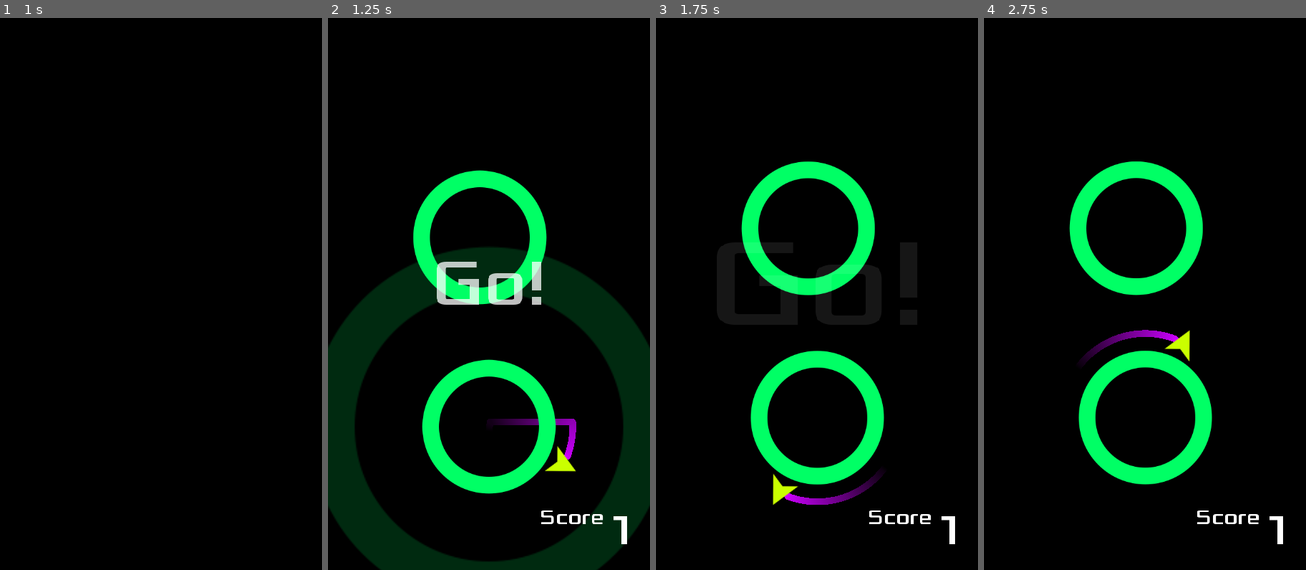
Above: before the commit, frames 1-4 (left to right).
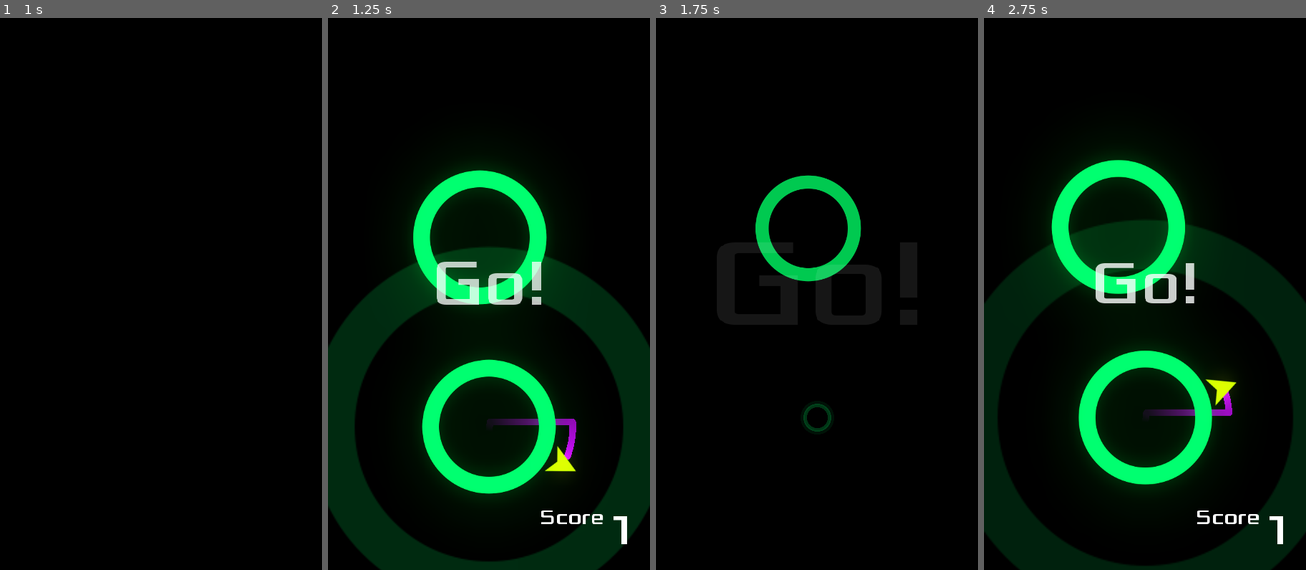
Above: after the commit, the same moments.

Repository: jagc/circleJump
Game: Godot game, scene res://objects/main.tscn
The game is run twice, just before and just after one commit, with the same random seed, the same clock (stepped at 60 frames per second) and the same inputs.
Inputs (mouse positions are in pixels of both pictures, inside the frame that each line leads up to):
- Up to frame 1 (1 s): click (109, 194) at 0.5 s
- Up to frame 2 (1.25 s): no input
- Up to frame 3 (1.75 s): move the mouse to (887, 255) at 1.27 s; click (887, 255) at 1.42 s
- Up to frame 4 (2.75 s): click (1180, 194) at 2.02 s

Frame 1 is identical in both runs. In frame 2, 5.6% of the frame differs, in the area x 25-76%, y 26-88%; in frame 3, 9.8%; in frame 4, 28%, in the area x 0-100%, y 24-100%.
Error after the commit: Invalid get index 'highScore' (on base: 'int'). (res://scripts/settings.gd:77)

Commit message:
bugfix:
viewport is now clickable after adding the color rect canvas layer scene

Diff:
--- a/objects/background.tscn
+++ b/objects/background.tscn
@@ -1,9 +1,10 @@
 [gd_scene format=2]
 
 [node name="background" type="CanvasLayer"]
-layer = -1
+layer = -4
 
 [node name="ColorRect" type="ColorRect" parent="."]
 anchor_right = 1.0
 anchor_bottom = 1.0
+mouse_filter = 2
 color = Color( 0, 0, 0, 1 )
--- a/objects/main.tscn
+++ b/objects/main.tscn
@@ -1,10 +1,17 @@
-[gd_scene load_steps=6 format=2]
+[gd_scene load_steps=7 format=2]
 
 [ext_resource path="res://scripts/main.gd" type="Script" id=1]
 [ext_resource path="res://UI/screens.tscn" type="PackedScene" id=2]
 [ext_resource path="res://UI/HUD.tscn" type="PackedScene" id=3]
 [ext_resource path="res://assets/audio/Music_Light-Puzzles.ogg" type="AudioStream" id=4]
 [ext_resource path="res://objects/background.tscn" type="PackedScene" id=5]
+
+[sub_resource type="Environment" id=1]
+background_mode = 4
+glow_enabled = true
+glow_intensity = 0.37
+glow_blend_mode = 0
+glow_hdr_threshold = 0.64
 
 [node name="main" type="Node2D"]
 script = ExtResource( 1 )
@@ -26,5 +33,8 @@
 [node name="music" type="AudioStreamPlayer" parent="."]
 stream = ExtResource( 4 )
 
-[node name="background" parent="." instance=ExtResource( 5 )]
+[node name="WorldEnvironment" type="WorldEnvironment" parent="."]
+environment = SubResource( 1 )
+
+[node name="background" parent="WorldEnvironment" instance=ExtResource( 5 )]
 [connection signal="startGame" from="screens" to="." method="newGame"]
